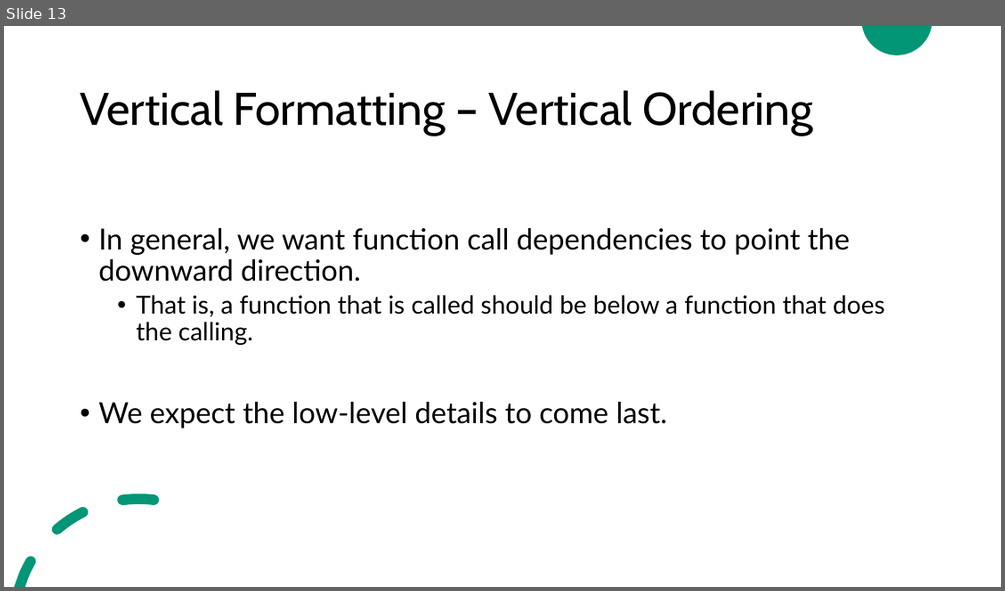
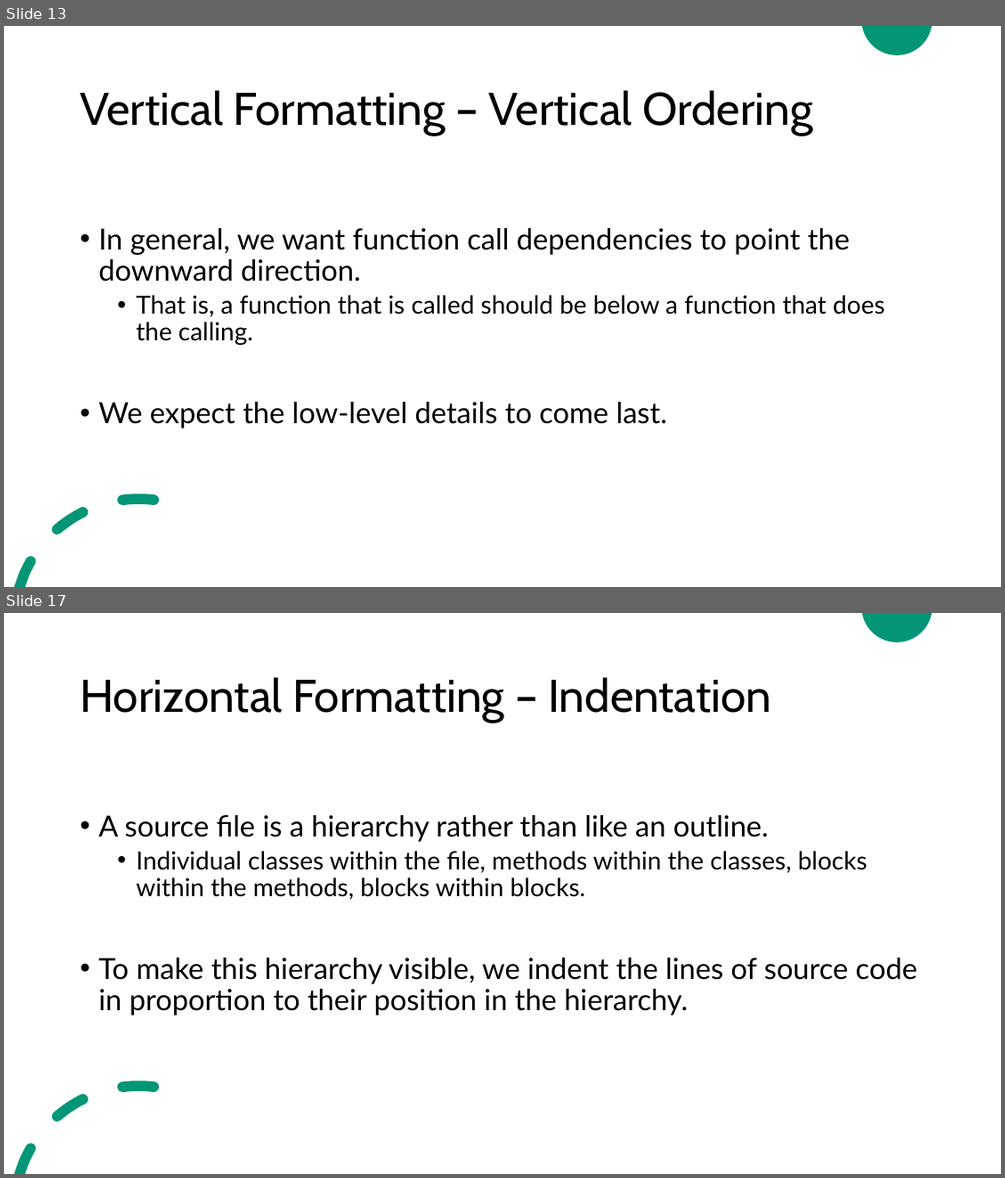
Before and after one commit to ZeinaZayed4/clean-code, a slide deck: Clean Code - Chapter 5.pptx. Shown one above the other, each under a label of ours: slide 13 before the commit, slides 13 and 17 after it; the slides between them are not shown. The pictures are 1005x591 and 1005x1178 pixels, drawn with LibreOffice and Linux fonts; fonts in the diff are those of the drawing. Boxes give left, top, right and bottom in pixels: in the first picture for what was removed or moved away, otherwise in the second. Text is boxed around its words. In the diff, an @@ line names an element or a change of style, - is before the commit and + after.

Commit message:
Update Clean Code - Chapter 5.pptx
Completed chapter 5 "formatting"

```diff
--- a/Clean Code - Chapter 5.pptx
+++ b/Clean Code - Chapter 5.pptx
@@ slide 17 added at box(4, 613, 1001, 1174), background #FFFFFF; not listed: 2 template elements that a slide beside it also shows @@
@@ title added at box(80, 677, 771, 722), 44 pt, text #000000 @@
+Horizontal Formatting – Indentation
@@ text added at box(98, 815, 917, 1015), 28 pt, text #000000 @@
+• A source file is a hierarchy rather than like an outline.
+  • Individual classes within the file, methods within the classes, blocks within the methods, blocks within blocks.
+• To make this hierarchy visible, we indent the lines of source code in proportion to their position in the hierarchy.
```
Also in this commit, not shown: 9 other slides added.
